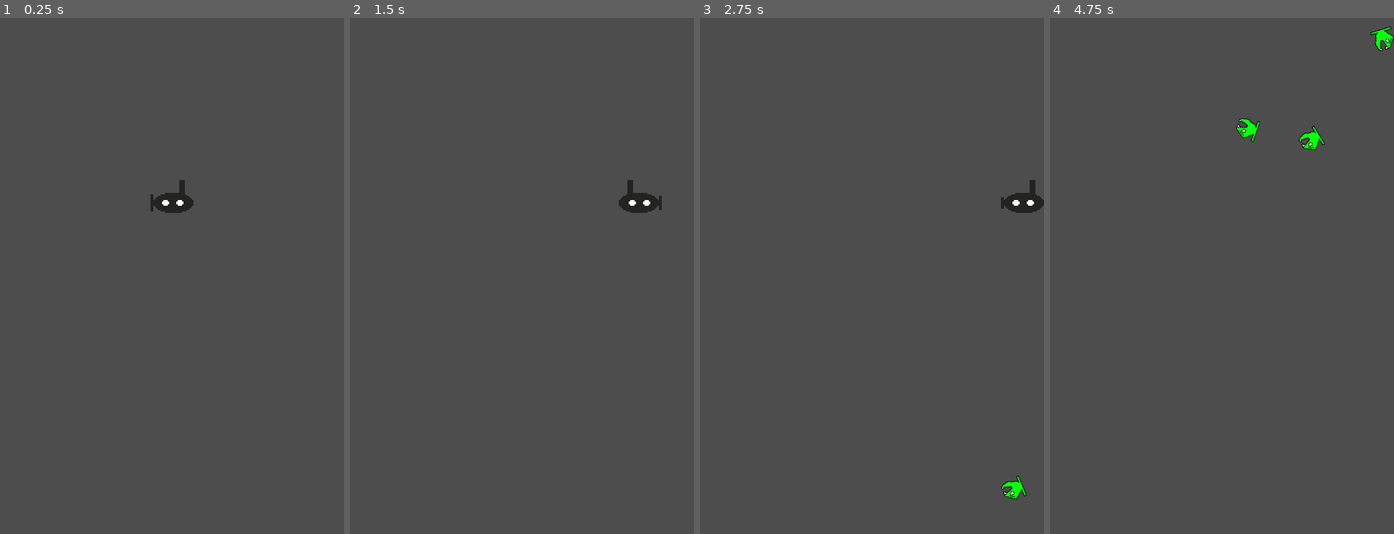
Above: before the commit, frames 1-4 (left to right).
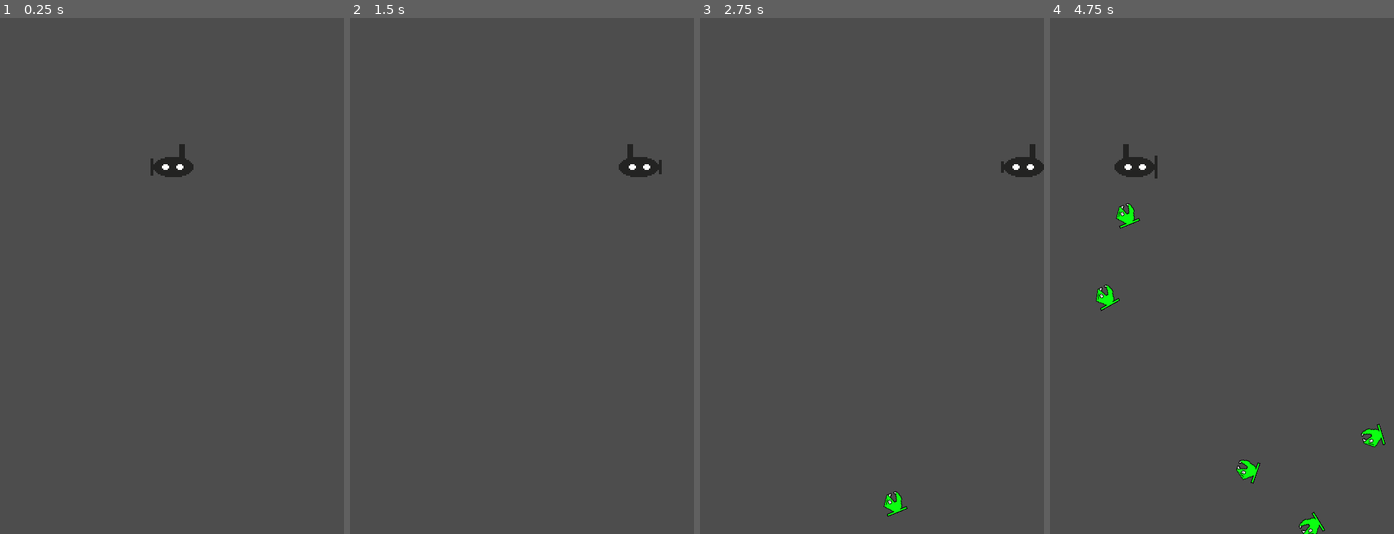
Above: after the commit, the same moments.

Repository: seb-navarro/Endless_Depth
Game: Godot game, scene res://Main/Main.tscn
The game is run twice, just before and just after one commit, with the same random seed, the same clock (stepped at 60 frames per second) and the same inputs.
Inputs:
- Up to frame 1 (0.25 s): no input
- Up to frame 2 (1.5 s): tap Enter at 0.5 s; hold D (move_right) 0.53-1.28 s; hold A (move_left) from 1.28 s (still down)
- Up to frame 3 (2.75 s): release A (move_left) at 2.03 s; hold D (move_right) from 2.03 s (still down)
- Up to frame 4 (4.75 s): release D (move_right) at 3.53 s; hold A (move_left) from 3.53 s (still down)

The runs differ from the first frame. In frame 1, 0.9% of the frame differs, in the area x 43-57%, y 24-38%; in frame 2, 0.9%; in frame 3, 1.2%; in frame 4, 1.8%, in the area x 13-100%, y 1-100%.

Commit message:
Changed enemy spawn path and starting player position

Diff:
--- a/Main/Main.tscn
+++ b/Main/Main.tscn
@@ -6,15 +6,16 @@
 
 [sub_resource type="Curve2D" id="Curve2D_loo8f"]
 _data = {
-"points": PackedVector2Array(0, 0, 0, 0, 0, 0, 0, 0, 0, 0, 480, 0, 0, 0, 0, 0, 480, 720, 0, 0, 0, 0, 0, 720, 0, 0, 0, 0, 0, 0)
+"points": PackedVector2Array(0, 0, 0, 0, 480, 344, 0, 0, 0, 0, 480, 720, 0, 0, 0, 0, 0, 720, 0, 0, 0, 0, 0, 360)
 }
-point_count = 5
+point_count = 4
 
 [node name="main" type="Node"]
 script = ExtResource("1_bguby")
 enemy_scene = ExtResource("2_22who")
 
 [node name="Player" parent="." instance=ExtResource("1_75qh5")]
+position = Vector2(240, 200)
 
 [node name="EnemyTimer" type="Timer" parent="."]
 wait_time = 0.5
@@ -26,12 +27,14 @@
 one_shot = true
 
 [node name="StartPosition" type="Marker2D" parent="."]
-position = Vector2(240, 250)
+position = Vector2(240, 200)
 
 [node name="EnemyPath" type="Path2D" parent="."]
 curve = SubResource("Curve2D_loo8f")
 
 [node name="EnemySpawnLocation" type="PathFollow2D" parent="EnemyPath"]
+position = Vector2(480, 344)
+rotation = 1.5708
 
 [connection signal="hit" from="Player" to="." method="_on_player_hit"]
 [connection signal="timeout" from="EnemyTimer" to="." method="_on_enemy_timer_timeout"]
